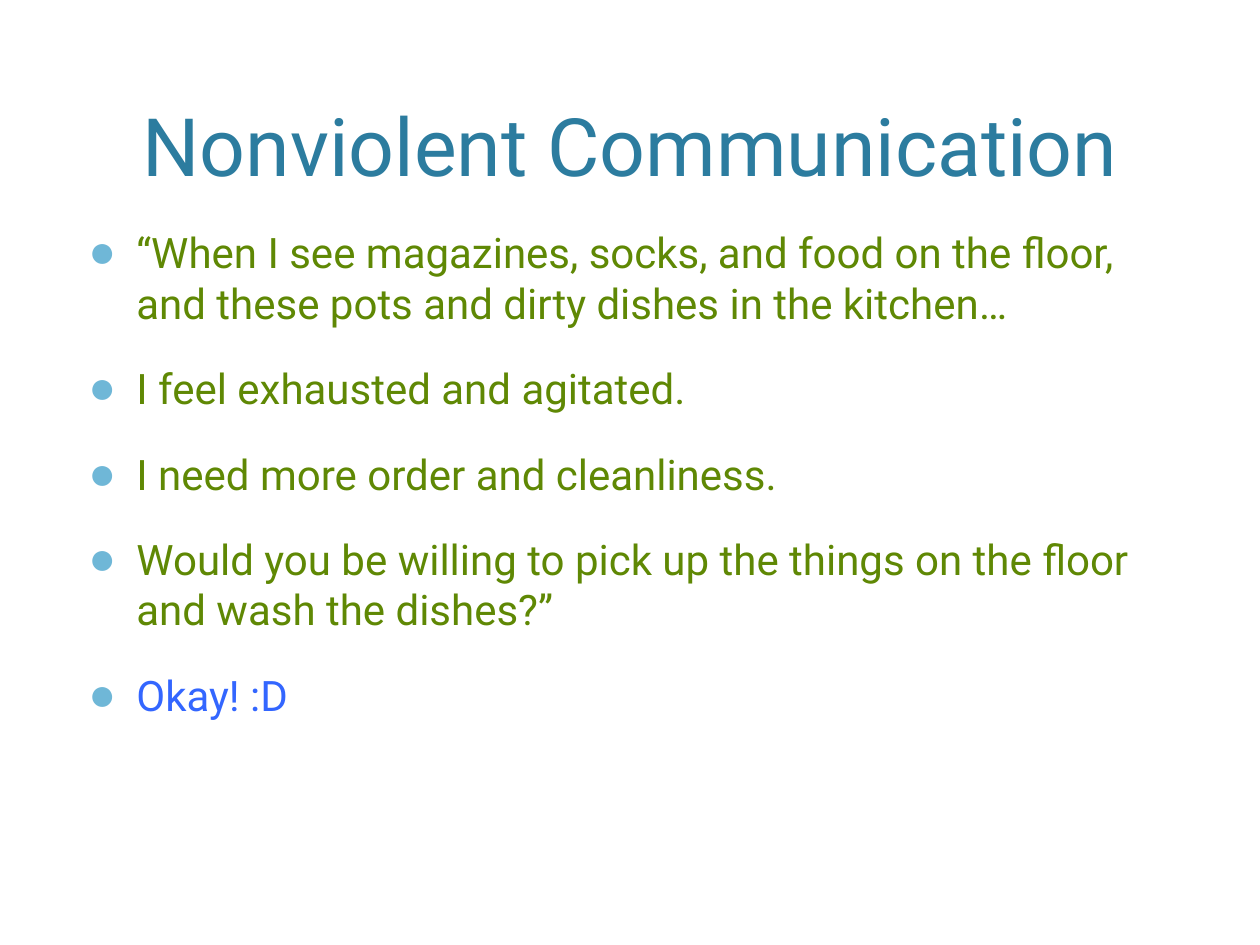
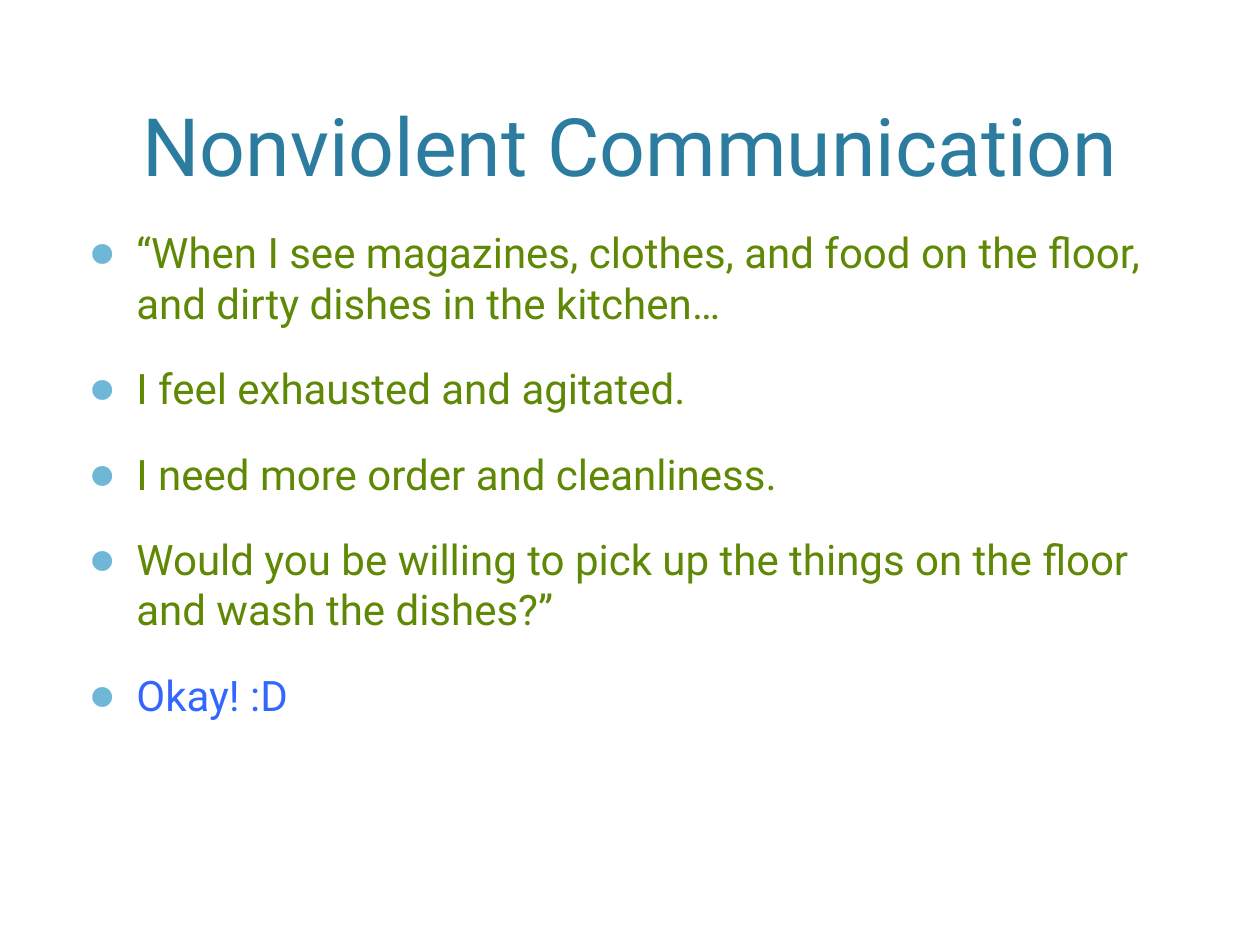
Before and after one commit to haroldtreen/RecurseCenterStuff, a slide deck: slide 9 of presentations/nvc.pptx. Drawn at 1260x945 pixels with LibreOffice and Linux fonts; fonts in the diff are those of the drawing; background and template pictures are left out. Boxes give left, top, right and bottom in pixels: in the first picture for what was removed or moved away, otherwise in the second. Text is boxed around its words. In the diff, an @@ line names an element or a change of style, - is before the commit and + after.

Commit message:
Corrections on NVC presentation.

```diff
--- a/presentations/nvc.pptx
+++ b/presentations/nvc.pptx
@@ text at <box>136,236,1140,328</box>: text changed @@
-● “When I see magazines, socks, and food on the floor, and these pots and dirty dishes in the kitchen…
+● “When I see magazines, clothes, and food on the floor, and dirty dishes in the kitchen…
```
